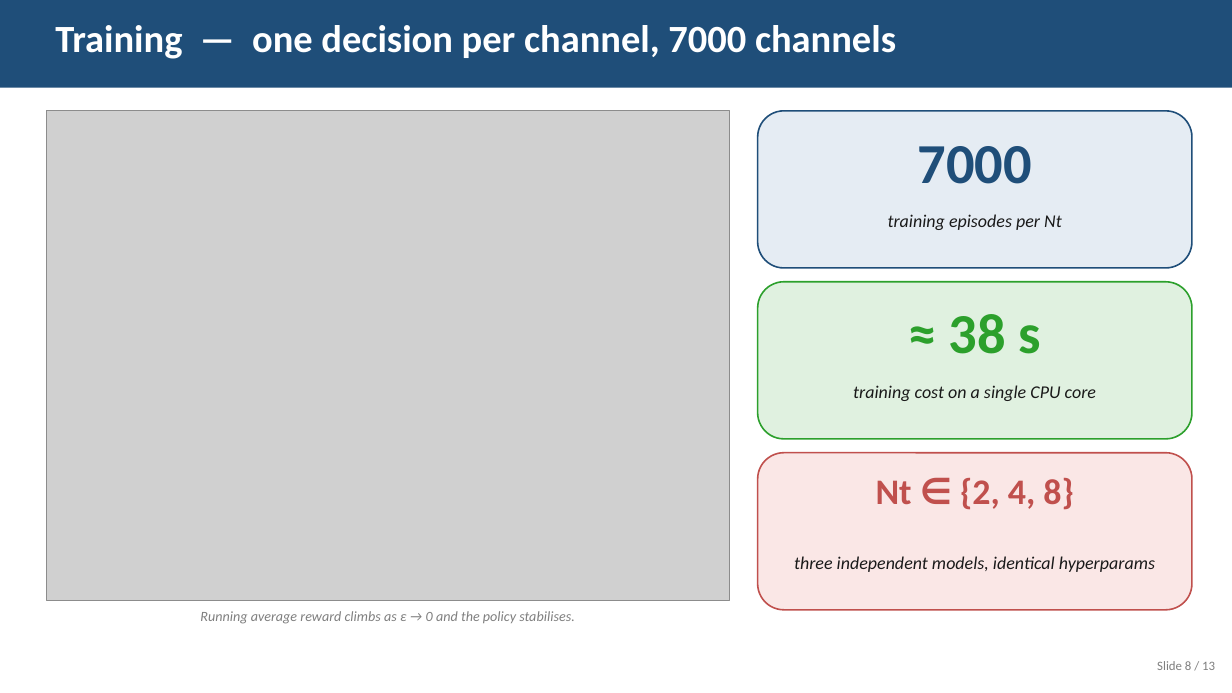
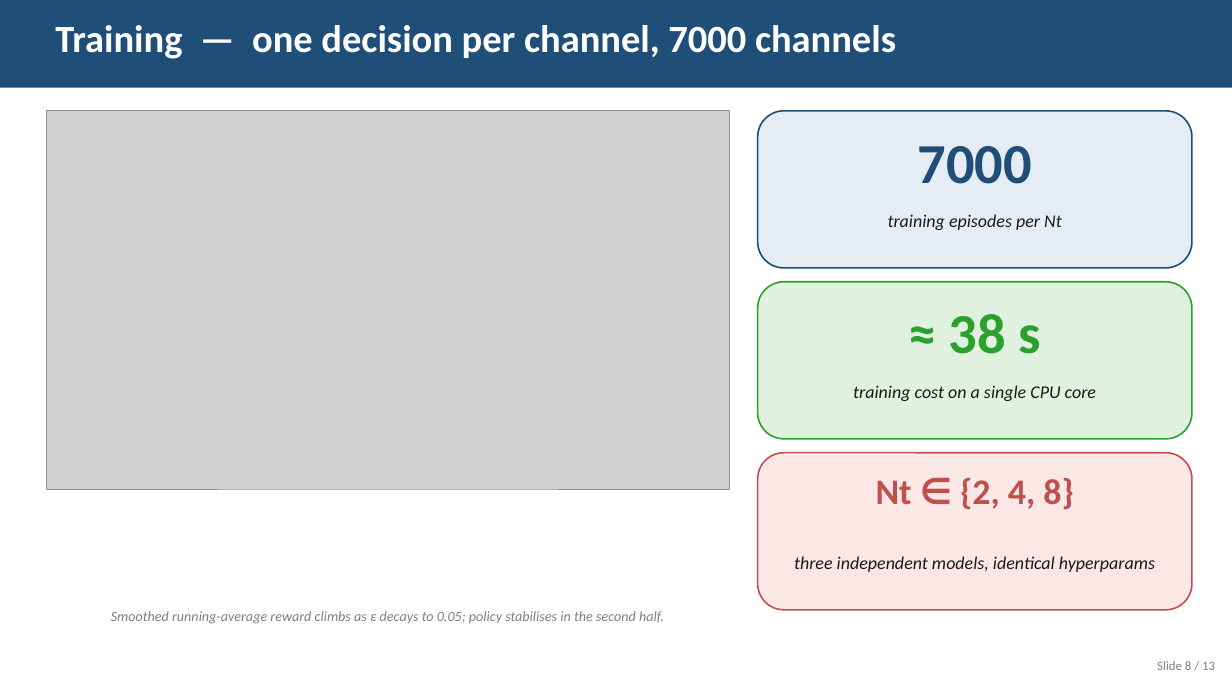
Before and after one commit to kryptbakar/DQN-Enhanced-Adaptive-Artificial-Noise-Power-Allocation, a slide deck: slide 8 of report/slides.pptx. Drawn at 1232x693 pixels with LibreOffice and Linux fonts; fonts in the diff are those of the drawing; grey boxes stand for pictures. Boxes give left, top, right and bottom in pixels: in the first picture for what was removed or moved away, otherwise in the second. Text is boxed around its words. In the diff, an @@ line names an element or a change of style, - is before the commit and + after.

Commit message:
slide deck: clean training curve + Alice/Bob/Eve geometry sketch
Slide 8 (Training):
- Replace the noisy figures/03_dqn_training_curve.png with a fresh
  figures/13_training_curve_clean.png. The new figure shows ONLY a
  smoothed running-average reward (no faint per-episode scatter cloud)
  with a 51-point convolutional smoothing on top of the 100-episode
  window the trainer already keeps. Big 14pt axis labels, 12pt ticks,
  highlighted vertical line where epsilon hits its 0.05 floor.
- scripts/make_training_curve_clean.py drives a 3000-episode short
  training pass at Nt=4 just for visualisation; does NOT save model
  weights.

Slide 3 (System model):
- Replace the three-coloured-cards layout with a proper geometry
  sketch (figures/14_geometry_sketch.png). The sketch shows Alice
  with 4 antennas as navy dots, the green MRT-beam wedge pointing at
  Bob (green dot), and a hatched red AN-spray region covering the
  rest of the angular space with Eve sitting in it (red dot). Faint
  red leak arrow toward Eve and a labelled colour legend in the
  corner. Right column of the slide keeps the imperfect-CSI equation
  and a kappa legend card.
- scripts/make_geometry_sketch.py builds the figure using matplotlib
  patches; pure illustrative diagram, not a physics simulation.

.gitignore: whitelist figures/13_* and figures/14_* since both are
embedded in the tracked report/slides.pptx.

```diff
--- a/report/slides.pptx
+++ b/report/slides.pptx
@@ picture resized from (x1=46, y1=111, x2=730, y2=601) to (x1=46, y1=111, x2=730, y2=489) @@
@@ text at (x1=111, y1=611, x2=664, y2=624): text changed @@
-Running average reward climbs as ε → 0 and the policy stabilises.
+Smoothed running-average reward climbs as ε decays to 0.05; policy stabilises in the second half.
```
Also in this commit, not shown: 1 slide added, 1 slide removed, 6 other files.
